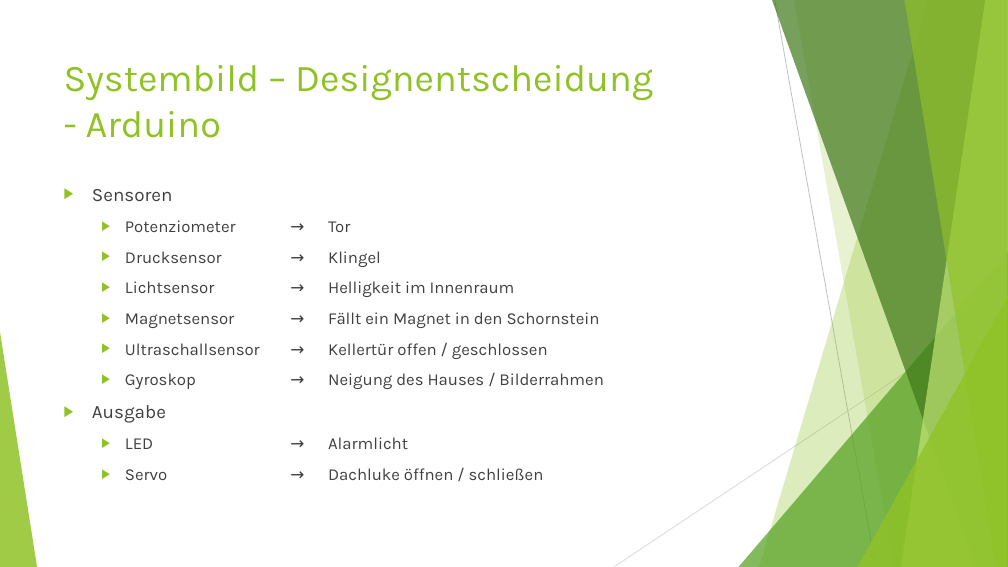
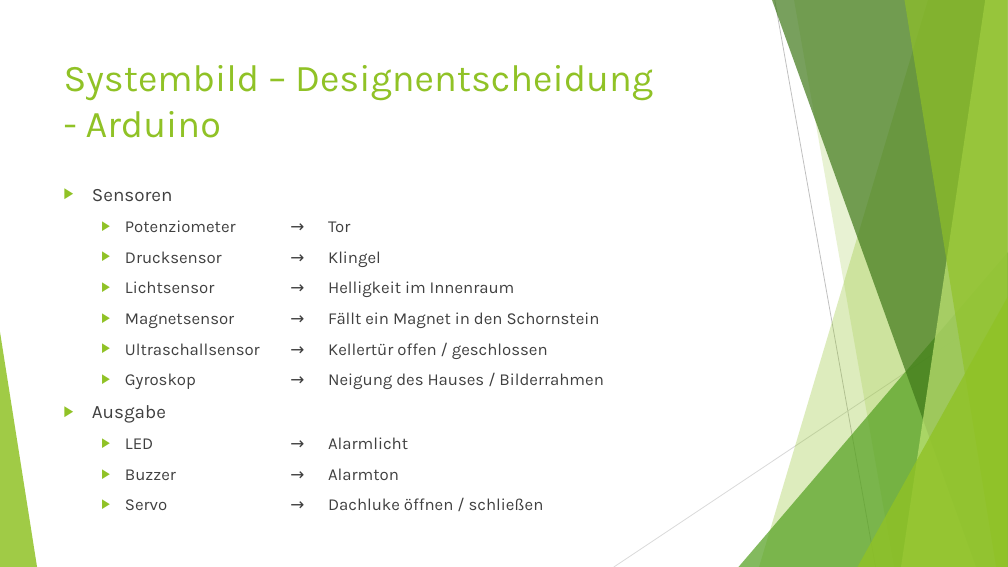
Before and after one commit to NotoriousRonin/EMM-Project, a slide deck: slide 6 of Praesi.pptx (slide 5 before the commit). Drawn at 1008x567 pixels with LibreOffice and Linux fonts; fonts in the diff are those of the drawing. Boxes give left, top, right and bottom in pixels: in the first picture for what was removed or moved away, otherwise in the second. Text is boxed around its words. In the diff, an @@ line names an element or a change of style, - is before the commit and + after.

```diff
--- a/Praesi.pptx
+++ b/Praesi.pptx
@@ text at (125,468,399,480): paragraph added @@
+  ▶ Buzzer → Alarmton
```
Also in this commit, not shown: 6 other slides changed, 2 slides added, 1 slide removed.
